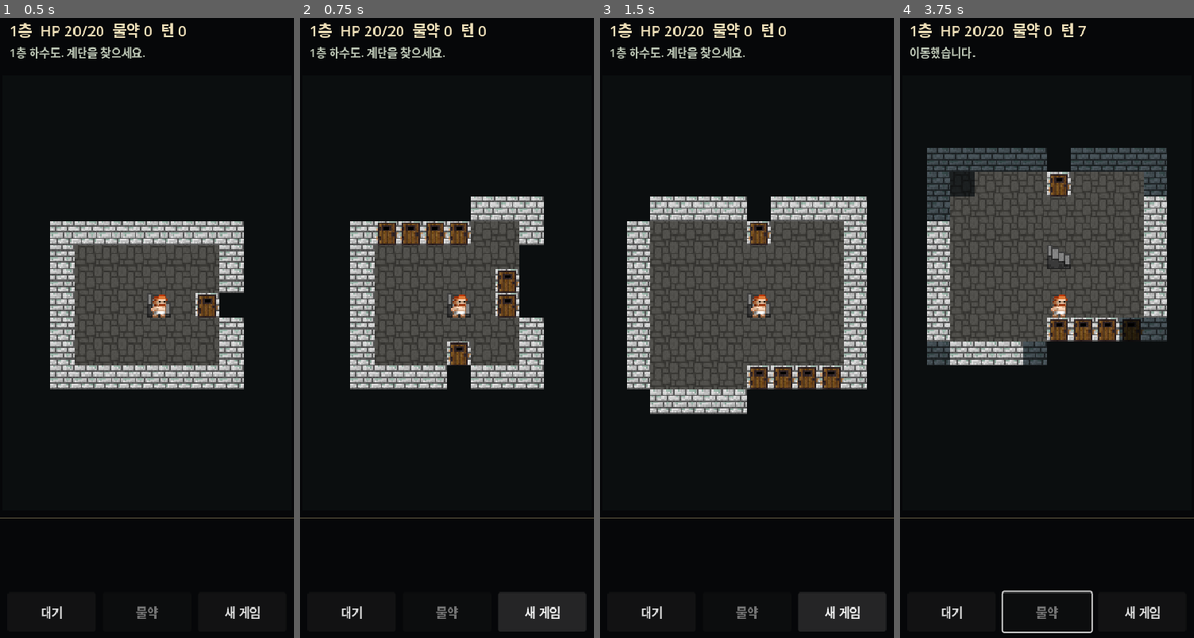
Above: before the commit, frames 1-4 (left to right).
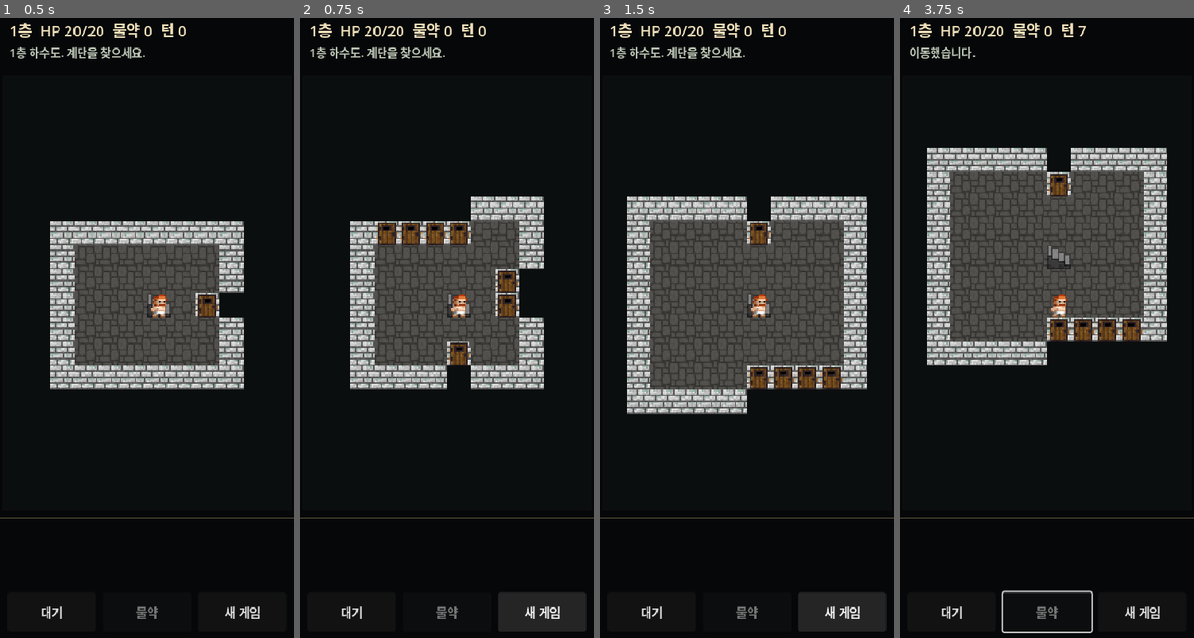
Above: after the commit, the same moments.

Repository: jinha1226/Testspd
Game: Godot game, scene res://main.tscn
Two runs of this game, one before a commit and one after it. Both use one fixed random seed, a clock stepped at 60 frames per second and the inputs below.
Inputs (mouse positions are in pixels of both pictures, inside the frame that each line leads up to):
- Up to frame 1 (0.5 s): no input
- Up to frame 2 (0.75 s): click "새 게임" at 0.5 s
- Up to frame 3 (1.5 s): click "새 게임" at 1.25 s
- Up to frame 4 (3.75 s): click "대기" at 2 s; tap Enter at 2.75 s; move the mouse to (1047, 328) at 2.77 s; hold Right 2.78-3.53 s; tap K at 2.85 s; click (1047, 328) at 2.92 s; tap Space at 3.02, 3.5 s; move the mouse to (988, 359) at 3.52 s; hold Down from 3.53 s (still down); tap J at 3.6 s; click (988, 359) at 3.67 s

Frame 1 is identical in both runs. In frame 2, 0.3% of the frame differs, in the area x 74-83%, y 36-41%; in frame 3, 0.6%; in frame 4, 5.3%, in the area x 9-91%, y 20-57%.

Commit message:
Port SPD first-floor combat and sight rules

Diff:
--- a/main.gd
+++ b/main.gd
@@ -4,6 +4,7 @@
 const TILE_TEXTURE = preload("res://assets/tiles_sewers.png")
 const HERO_TEXTURE = preload("res://assets/warrior.png")
 const RAT_TEXTURE = preload("res://assets/rat.png")
+const SNAKE_TEXTURE = preload("res://assets/snake.png")
 const ITEM_TEXTURE = preload("res://assets/items.png")
 const CELL_SIZE := 32.0
 const MAP_TOP := 88.0
@@ -115,9 +116,13 @@
 			if run.is_visible(cell):
 				if run.potions.has(cell):
 					_draw_sprite(ITEM_TEXTURE, Rect2(0, 22 * 16, 16, 16), destination)
-				for rat in run.rats:
-					if rat["pos"] == cell:
-						_draw_sprite(RAT_TEXTURE, Rect2(0, 0, 16, 15), destination)
+				for mob in run.mobs:
+					if mob["pos"] == cell:
+						if mob["kind"] == "snake":
+							_draw_sprite(SNAKE_TEXTURE, Rect2(0, 0, 12, 11),
+								Rect2(destination.position + Vector2(4, 6), Vector2(24, 22)))
+						else:
+							_draw_sprite(RAT_TEXTURE, Rect2(0, 0, 16, 15), destination)
 						break
 			if cell == run.hero:
 				var hero_destination := Rect2(
--- a/run.gd
+++ b/run.gd
@@ -1,6 +1,8 @@
 extends RefCounted
-## Independent Godot implementation of the first SPD-style dungeon loop.
-## Upstream inspiration and license are recorded in README.md and ATTRIBUTION.md.
+## First-floor Godot port in progress; see PORTING.md for exact upstream mappings.
+
+const ShadowCaster = preload("res://spd_shadowcaster.gd")
+const SpdCombat = preload("res://spd_combat.gd")
 
 const WIDTH := 36
 const HEIGHT := 36
@@ -10,7 +12,7 @@
 const OPEN_DOOR := 3
 const ENTRANCE := 4
 const EXIT := 5
-const SIGHT_RADIUS := 6
+const SIGHT_RADIUS := 8
 const DIRS8 := [
 	Vector2i(-1, -1), Vector2i(0, -1), Vector2i(1, -1),
 	Vector2i(-1, 0),                    Vector2i(1, 0),
@@ -21,7 +23,7 @@
 var explored := PackedByteArray()
 var visible := PackedByteArray()
 var rooms: Array[Rect2i] = []
-var rats: Array[Dictionary] = []
+var mobs: Array[Dictionary] = []
 var potions: Array[Vector2i] = []
 var hero := Vector2i.ZERO
 var stairs := Vector2i.ZERO
@@ -29,6 +31,7 @@
 var hp := 20
 var max_hp := 20
 var potion_count := 0
+var healing_left := 0
 var turns := 0
 var message := ""
 var rng := RandomNumberGenerator.new()
@@ -39,6 +42,7 @@
 	depth = 1
 	hp = max_hp
 	potion_count = 0
+	healing_left = 0
 	turns = 0
 	_build_floor()
 	message = "1층 하수도. 계단을 찾으세요."
@@ -52,7 +56,7 @@
 	visible.resize(WIDTH * HEIGHT)
 	visible.fill(0)
 	rooms.clear()
-	rats.clear()
+	mobs.clear()
 	potions.clear()
 
 	# Each room is connected to the previous one, so the exit remains reachable.
@@ -95,17 +99,45 @@
 	tiles[_index(stairs)] = EXIT
 	for room_index in range(1, rooms.size()):
 		var room := rooms[room_index]
-		if room_index < 6:
-			var rat_pos := _room_center(room) + Vector2i(
-				rng.randi_range(-1, 1), rng.randi_range(-1, 1)
-			)
-			if rat_pos != stairs and rat_pos != hero:
-				rats.append({"pos": rat_pos, "hp": 5})
 		if room_index == 2 or room_index == 5:
 			var potion_pos := _room_center(room) + Vector2i(1, 0)
 			if potion_pos != stairs:
 				potions.append(potion_pos)
 	_reveal()
+	_spawn_mobs()
+
+
+func _spawn_mobs() -> void:
+	# RegularLevel.createMobs presets eight enemies on depth 1. MobSpawner's
+	# depth-1 standard rotation is three rats and one snake, repeated as needed.
+	# Rare alternates and exact standard-room weighting remain to be ported.
+	var candidates: Array[Vector2i] = []
+	for room_index in range(1, rooms.size()):
+		var room := rooms[room_index]
+		for y in range(room.position.y, room.end.y):
+			for x in range(room.position.x, room.end.x):
+				var cell := Vector2i(x, y)
+				if tile_at(cell) == FLOOR and cell != stairs and not is_visible(cell) \
+						and maxi(absi(cell.x - hero.x), absi(cell.y - hero.y)) > 8:
+					candidates.append(cell)
+	var count := 8 if depth == 1 else 3 + depth % 5 + rng.randi_range(0, 2)
+	var rotation := ["rat", "rat", "rat", "snake"]
+	var rotation_index := 0
+	while mobs.size() < count and not candidates.is_empty():
+		if rotation_index == 0:
+			for shuffle_index in range(rotation.size() - 1, 0, -1):
+				var other_index := rng.randi_range(0, shuffle_index)
+				var current: String = rotation[shuffle_index]
+				rotation[shuffle_index] = rotation[other_index]
+				rotation[other_index] = current
+		var index := rng.randi_range(0, candidates.size() - 1)
+		var cell := candidates[index]
+		candidates.remove_at(index)
+		if _mob_index_at(cell) < 0:
+			var kind: String = rotation[rotation_index]
+			mobs.append({"kind": kind, "pos": cell, "hp": SpdCombat.mob_hp(kind),
+				"state": "sleeping", "enemy_seen": false, "target": cell})
+			rotation_index = (rotation_index + 1) % rotation.size()
 
 
 func _carve_room(room: Rect2i) -> void:
@@ -175,44 +207,24 @@
 	return _inside(p) and explored[_index(p)] != 0
 
 
-func _blocks_sight(p: Vector2i) -> bool:
-	var tile := tile_at(p)
-	return tile == WALL or tile == CLOSED_DOOR
-
-
-func _line_visible(target: Vector2i) -> bool:
-	var p := hero
-	var dx: int = abs(target.x - hero.x)
-	var dy: int = abs(target.y - hero.y)
-	var sx := 1 if hero.x < target.x else -1
-	var sy := 1 if hero.y < target.y else -1
-	var error := dx - dy
-	while p != target:
-		var twice := 2 * error
-		if twice > -dy:
-			error -= dy
-			p.x += sx
-		if twice < dx:
-			error += dx
-			p.y += sy
-		if p != target and _blocks_sight(p):
-			return false
-	return true
-
-
 func _reveal() -> void:
-	visible.fill(0)
-	for y in range(maxi(0, hero.y - SIGHT_RADIUS), mini(HEIGHT, hero.y + SIGHT_RADIUS + 1)):
-		for x in range(maxi(0, hero.x - SIGHT_RADIUS), mini(WIDTH, hero.x + SIGHT_RADIUS + 1)):
-			var p := Vector2i(x, y)
-			if hero.distance_squared_to(p) <= SIGHT_RADIUS * SIGHT_RADIUS and _line_visible(p):
-				visible[_index(p)] = 1
-				explored[_index(p)] = 1
-
-
-func _rat_index_at(p: Vector2i) -> int:
-	for i in range(rats.size()):
-		if rats[i]["pos"] == p:
+	visible = ShadowCaster.cast_shadow(hero, WIDTH, HEIGHT, _blocking_map(), SIGHT_RADIUS)
+	for index in range(visible.size()):
+		if visible[index] != 0:
+			explored[index] = 1
+
+
+func _blocking_map() -> PackedByteArray:
+	var blocking := PackedByteArray()
+	blocking.resize(WIDTH * HEIGHT)
+	for index in range(tiles.size()):
+		blocking[index] = 1 if tiles[index] == WALL or tiles[index] == CLOSED_DOOR else 0
+	return blocking
+
+
+func _mob_index_at(p: Vector2i) -> int:
+	for i in range(mobs.size()):
+		if mobs[i]["pos"] == p:
 			return i
 	return -1
 
@@ -226,17 +238,25 @@
 	if not _inside(target) or tile_at(target) == WALL:
 		message = "벽이 가로막고 있습니다."
 		return false
-	var rat_index := _rat_index_at(target)
-	if rat_index >= 0:
-		var rat: Dictionary = rats[rat_index]
-		var damage := rng.randi_range(2, 4)
-		rat["hp"] = int(rat["hp"]) - damage
-		if int(rat["hp"]) <= 0:
-			rats.remove_at(rat_index)
-			message = "쥐를 쓰러뜨렸습니다."
+	var mob_index := _mob_index_at(target)
+	if mob_index >= 0:
+		var mob: Dictionary = mobs[mob_index]
+		var kind: String = mob["kind"]
+		var name := "뱀" if kind == "snake" else "쥐"
+		var strike: Dictionary = SpdCombat.warrior_attacks_mob(rng, kind, not mob["enemy_seen"])
+		if not strike["hit"]:
+			message = "공격이 빗나갔습니다."
 		else:
-			rats[rat_index] = rat
-			message = "쥐에게 %d 피해." % damage
+			mob["hp"] = int(mob["hp"]) - int(strike["damage"])
+			if int(mob["hp"]) <= 0:
+				mobs.remove_at(mob_index)
+				message = "%s을(를) 쓰러뜨렸습니다." % name
+			else:
+				mob["state"] = "hunting"
+				mob["enemy_seen"] = true
+				mob["target"] = hero
+				mobs[mob_index] = mob
+				message = "%s에게 %d 피해." % [name, strike["damage"]]
 	elif tile_at(target) == CLOSED_DOOR:
 		tiles[_index(target)] = OPEN_DOOR
 		message = "문을 열었습니다."
@@ -268,50 +288,84 @@
 		message = "지금은 물약을 쓸 수 없습니다."
 		return false
 	potion_count -= 1
-	hp = mini(max_hp, hp + 8)
-	message = "물약으로 체력을 회복했습니다."
+	# PotionOfHealing heals 0.8 * HT + 14 over time via Healing.act().
+	healing_left = maxi(healing_left, int(0.8 * max_hp + 14))
+	message = "회복 물약을 마셨습니다."
 	_advance_turn()
 	return true
 
 
 func _advance_turn() -> void:
 	turns += 1
+	_heal_tick()
 	_enemy_turn()
 	_reveal()
 	if hp <= 0:
 		message = "%d층에서 쓰러졌습니다. 새 게임을 눌러 재시작하세요." % depth
 
 
+func _heal_tick() -> void:
+	if healing_left <= 0:
+		return
+	var amount := clampi(roundi(healing_left * 0.25), 1, healing_left)
+	hp = mini(max_hp, hp + amount)
+	healing_left -= amount
+
+
 func _enemy_turn() -> void:
-	for i in range(rats.size()):
-		var rat: Dictionary = rats[i]
-		var pos: Vector2i = rat["pos"]
+	var blocking := _blocking_map()
+	for i in range(mobs.size()):
+		var mob: Dictionary = mobs[i]
+		var pos: Vector2i = mob["pos"]
 		var distance := maxi(absi(pos.x - hero.x), absi(pos.y - hero.y))
-		if distance <= 1:
-			hp = maxi(0, hp - rng.randi_range(1, 2))
-			message += " 쥐가 공격했습니다."
+		var mob_fov: PackedByteArray = ShadowCaster.cast_shadow(pos, WIDTH, HEIGHT, blocking, SIGHT_RADIUS)
+		var sees_hero := mob_fov[_index(hero)] != 0
+		if mob["state"] == "sleeping":
+			# Mob.Sleeping detects an unstealthed hero with chance 1 / distance.
+			if sees_hero and rng.randf() < 1.0 / maxf(1.0, float(distance)):
+				mob["state"] = "hunting"
+				mob["enemy_seen"] = true
+				mob["target"] = hero
+				mobs[i] = mob
 			continue
-		if distance > 7:
+		mob["enemy_seen"] = sees_hero
+		if sees_hero:
+			mob["state"] = "hunting"
+			mob["target"] = hero
+		if distance <= 1 and sees_hero:
+			var strike: Dictionary = SpdCombat.mob_attacks_warrior(rng, mob["kind"])
+			var name := "뱀" if mob["kind"] == "snake" else "쥐"
+			if strike["hit"]:
+				hp = maxi(0, hp - int(strike["damage"]))
+				message += " %s에게 %d 피해를 받았습니다." % [name, strike["damage"]]
+			else:
+				message += " %s의 공격이 빗나갔습니다." % name
+			mobs[i] = mob
+			continue
+		var goal: Vector2i = mob["target"]
+		if pos == goal:
+			mob["state"] = "wandering"
+			mobs[i] = mob
 			continue
 		var best := pos
-		var best_distance := pos.distance_squared_to(hero)
+		var best_distance := pos.distance_squared_to(goal)
 		for direction in DIRS8:
 			var next: Vector2i = pos + direction
 			if tile_at(next) == WALL or tile_at(next) == CLOSED_DOOR or next == hero:
 				continue
-			if _rat_index_at(next) >= 0:
+			if _mob_index_at(next) >= 0:
 				continue
-			var next_distance := next.distance_squared_to(hero)
+			var next_distance := next.distance_squared_to(goal)
 			if next_distance < best_distance:
 				best = next
 				best_distance = next_distance
-		rat["pos"] = best
-		rats[i] = rat
+		mob["pos"] = best
+		mobs[i] = mob
 
 
 func has_visible_enemy() -> bool:
-	for rat in rats:
-		if is_visible(rat["pos"]):
+	for mob in mobs:
+		if is_visible(mob["pos"]):
 			return true
 	return false
 
--- /dev/null
+++ b/spd_combat.gd
@@ -0,0 +1,58 @@
+extends RefCounted
+## Unmodified, unbuffed combat subset ported from Char.java, Hero.java,
+## Rat.java, MeleeWeapon.java, Armor.java, and watabou/utils/Random.java.
+## Upstream commit: 2bb34a4e91d29c8785a9363cad6ddfe5122b1d4f.
+
+const HERO_ATTACK_SKILL := 10
+const HERO_DEFENSE_SKILL := 5
+const WORN_SHORTSWORD_MIN := 1
+const WORN_SHORTSWORD_MAX := 10
+const CLOTH_ARMOR_DR_MIN := 0
+const CLOTH_ARMOR_DR_MAX := 2
+const RAT_HP := 8
+const RAT_ATTACK_SKILL := 8
+const RAT_DEFENSE_SKILL := 2
+const RAT_DAMAGE_MIN := 1
+const RAT_DAMAGE_MAX := 4
+const RAT_DR_MIN := 0
+const RAT_DR_MAX := 1
+const SNAKE_HP := 4
+const SNAKE_ATTACK_SKILL := 10
+const SNAKE_DEFENSE_SKILL := 25
+
+
+static func normal_int_range(rng: RandomNumberGenerator, minimum: int, maximum: int) -> int:
+	# watabou.utils.Random.NormalIntRange: sum of two uniform rolls.
+	return mini(maximum, minimum + int((rng.randf() + rng.randf()) * (maximum - minimum + 1) / 2.0))
+
+
+static func hit(rng: RandomNumberGenerator, attack_skill: int, defense_skill: int) -> bool:
+	# Char.hit: independent uniform rolls; attacker wins ties.
+	return rng.randf() * attack_skill >= rng.randf() * defense_skill
+
+
+static func attack(rng: RandomNumberGenerator, attack_skill: int, defense_skill: int,
+		damage_min: int, damage_max: int, dr_min: int, dr_max: int) -> Dictionary:
+	if not hit(rng, attack_skill, defense_skill):
+		return {"hit": false, "damage": 0}
+	var rolled_damage := normal_int_range(rng, damage_min, damage_max)
+	var armor := normal_int_range(rng, dr_min, dr_max)
+	return {"hit": true, "damage": maxi(0, rolled_damage - armor)}
+
+
+static func mob_hp(kind: String) -> int:
+	return SNAKE_HP if kind == "snake" else RAT_HP
+
+
+static func warrior_attacks_mob(rng: RandomNumberGenerator, kind: String, surprised: bool) -> Dictionary:
+	# Mob.defenseSkill returns zero when surprised by the hero.
+	var defense := 0 if surprised else (SNAKE_DEFENSE_SKILL if kind == "snake" else RAT_DEFENSE_SKILL)
+	var dr_max := 0 if kind == "snake" else RAT_DR_MAX
+	return attack(rng, HERO_ATTACK_SKILL, defense,
+		WORN_SHORTSWORD_MIN, WORN_SHORTSWORD_MAX, RAT_DR_MIN, dr_max)
+
+
+static func mob_attacks_warrior(rng: RandomNumberGenerator, kind: String) -> Dictionary:
+	var attack_skill := SNAKE_ATTACK_SKILL if kind == "snake" else RAT_ATTACK_SKILL
+	return attack(rng, attack_skill, HERO_DEFENSE_SKILL,
+		RAT_DAMAGE_MIN, RAT_DAMAGE_MAX, CLOTH_ARMOR_DR_MIN, CLOTH_ARMOR_DR_MAX)
--- /dev/null
+++ b/spd_shadowcaster.gd
@@ -0,0 +1,76 @@
+extends RefCounted
+## Port of SPD mechanics/ShadowCaster.java (upstream commit 2bb34a4).
+## The octant slopes and circular rounding match the Java implementation.
+## Explicit bounds checks keep Godot's array accesses safe near map edges.
+
+const MAX_DISTANCE := 20
+const OCTANTS := [
+	[1, -1, false], [-1, 1, true], [1, 1, true], [1, 1, false],
+	[-1, 1, false], [1, -1, true], [-1, -1, true], [-1, -1, false]
+]
+
+
+static func cast_shadow(origin: Vector2i, width: int, height: int, blocking: PackedByteArray, distance: int) -> PackedByteArray:
+	var result := PackedByteArray()
+	result.resize(width * height)
+	result.fill(0)
+	if width <= 0 or height <= 0 or blocking.size() != width * height:
+		return result
+	if origin.x < 0 or origin.y < 0 or origin.x >= width or origin.y >= height:
+		return result
+
+	var fov: Array[bool] = []
+	fov.resize(width * height)
+	fov.fill(false)
+	fov[origin.y * width + origin.x] = true
+	var radius := clampi(distance, 0, MAX_DISTANCE)
+	if radius > 0:
+		var rounding: Array[int] = []
+		rounding.resize(radius + 1)
+		for offset in range(1, radius + 1):
+			# Java tests the cell center, so the radius denominator is i + 0.5.
+			rounding[offset] = mini(offset, roundi(radius * cos(asin(float(offset) / (radius + 0.5)))))
+		if radius == 2:
+			rounding[2] = 2
+		for octant in OCTANTS:
+			_scan_octant(radius, fov, blocking, rounding, 1, origin, width, height,
+				0.0, 1.0, octant[0], octant[1], octant[2])
+	for index in range(fov.size()):
+		if fov[index]:
+			result[index] = 1
+	return result
+
+
+static func _scan_octant(distance: int, fov: Array[bool], blocking: PackedByteArray,
+		rounding: Array[int], first_row: int, origin: Vector2i, width: int, height: int,
+		left_slope: float, right_slope: float, mirror_x: int, mirror_y: int, swap_xy: bool) -> void:
+	var in_blocking := false
+	for row in range(first_row, distance + 1):
+		if right_slope < left_slope:
+			return
+		var start := 0 if left_slope == 0.0 else floori((row - 0.5) * left_slope + 0.499)
+		var finish := rounding[row] if right_slope == 1.0 else mini(
+			rounding[row], ceili((row + 0.5) * right_slope - 0.499))
+		for col in range(start, finish + 1):
+			if col == finish and in_blocking and ceili((row - 0.5) * right_slope - 0.499) != finish:
+				break
+			var cell_x := origin.x + (mirror_y * row if swap_xy else mirror_x * col)
+			var cell_y := origin.y + (mirror_x * col if swap_xy else mirror_y * row)
+			var inside := cell_x >= 0 and cell_y >= 0 and cell_x < width and cell_y < height
+			var is_blocking := true
+			if inside:
+				var index := cell_y * width + cell_x
+				fov[index] = true
+				is_blocking = blocking[index] != 0
+			if is_blocking:
+				if not in_blocking:
+					in_blocking = true
+					if col != start:
+						_scan_octant(distance, fov, blocking, rounding, row + 1, origin,
+							width, height, left_slope, (col - 0.5) / (row + 0.5),
+							mirror_x, mirror_y, swap_xy)
+			elif in_blocking:
+				in_blocking = false
+				left_slope = (col - 0.5) / (row - 0.5)
+		if in_blocking:
+			return
--- a/tests/smoke.gd
+++ b/tests/smoke.gd
@@ -1,6 +1,8 @@
 extends SceneTree
 
 const Run = preload("res://run.gd")
+const ShadowCaster = preload("res://spd_shadowcaster.gd")
+const SpdCombat = preload("res://spd_combat.gd")
 
 
 func _initialize() -> void:
@@ -15,9 +17,54 @@
 			push_error("invalid initial state for seed %d" % seed_value)
 			quit(1)
 			return
+		if run.mobs.size() != 8:
+			push_error("expected eight preset mobs on floor 1 for seed %d; got %d" % [seed_value, run.mobs.size()])
+			quit(1)
+			return
+		var rats := 0
+		var snakes := 0
+		for mob in run.mobs:
+			if mob["kind"] == "rat":
+				rats += 1
+			elif mob["kind"] == "snake":
+				snakes += 1
+			if mob["hp"] != SpdCombat.mob_hp(mob["kind"]) or run.is_visible(mob["pos"]):
+				push_error("invalid initial mob for seed %d" % seed_value)
+				quit(1)
+				return
+		if rats != 6 or snakes != 2:
+			push_error("wrong depth-1 mob rotation for seed %d" % seed_value)
+			quit(1)
+			return
+
+	var blocking := PackedByteArray()
+	blocking.resize(11 * 11)
+	blocking[5 * 11 + 6] = 1
+	var fov: PackedByteArray = ShadowCaster.cast_shadow(Vector2i(5, 5), 11, 11, blocking, 8)
+	if fov[5 * 11 + 6] != 1 or fov[5 * 11 + 7] != 0 or fov[5 * 11 + 4] != 1:
+		push_error("shadowcasting failed to show a wall and hide cells behind it")
+		quit(1)
+		return
+	var combat_rng := RandomNumberGenerator.new()
+	combat_rng.seed = 123
+	var rat_hits := 0
+	var snake_hits := 0
+	for trial in range(500):
+		if SpdCombat.warrior_attacks_mob(combat_rng, "rat", false)["hit"]:
+			rat_hits += 1
+		if SpdCombat.warrior_attacks_mob(combat_rng, "snake", false)["hit"]:
+			snake_hits += 1
+		if not SpdCombat.warrior_attacks_mob(combat_rng, "snake", true)["hit"]:
+			push_error("surprise attack against a snake missed")
+			quit(1)
+			return
+	if rat_hits <= snake_hits:
+		push_error("snake's original evasion is not reflected in combat")
+		quit(1)
+		return
 
 	run.start(42)
-	run.rats.clear()
+	run.mobs.clear()
 	var adjacent := Vector2i.ZERO
 	for direction in Run.DIRS8:
 		if run.tile_at(run.hero + direction) == Run.FLOOR:
@@ -35,14 +82,20 @@
 		push_error("opening a door failed")
 		quit(1)
 		return
-	run.rats.append({"pos": neighbor, "hp": 5})
+	run.mobs.append({"kind": "rat", "pos": neighbor, "hp": SpdCombat.RAT_HP,
+		"state": "sleeping", "enemy_seen": false, "target": neighbor})
 	var attack_turn: int = run.turns
-	run.step(adjacent)
-	if run.turns != attack_turn + 1 or run.hero != hero_before or run.rats[0]["hp"] >= 5:
+	var dealt_damage := false
+	for attempt in range(12):
+		run.step(adjacent)
+		if run.mobs.is_empty() or run.mobs[0]["hp"] < SpdCombat.RAT_HP:
+			dealt_damage = true
+			break
+	if run.turns <= attack_turn or run.hero != hero_before or not dealt_damage:
 		push_error("attacking an adjacent rat failed")
 		quit(1)
 		return
-	run.rats.clear()
+	run.mobs.clear()
 	var first_turn: int = run.turns
 	run.wait_turn()
 	if run.turns != first_turn + 1:
@@ -51,8 +104,13 @@
 		return
 	run.hp = 10
 	run.potion_count = 1
-	if not run.drink_potion() or run.hp != 18 or run.potion_count != 0:
+	if not run.drink_potion() or run.hp != 18 or run.potion_count != 0 or run.healing_left != 22:
 		push_error("potion use failed")
+		quit(1)
+		return
+	run.wait_turn()
+	if run.hp != run.max_hp or run.healing_left >= 22:
+		push_error("potion did not continue healing on the next turn")
 		quit(1)
 		return
 	var moved_down := false
@@ -67,7 +125,7 @@
 		push_error("descending stairs failed")
 		quit(1)
 		return
-	print("SPD port smoke passed: 50 connected seeds, sight, turns, potion, descent")
+	print("SPD port smoke passed: 50 connected seeds, FOV, floor-1 mobs, combat, healing, descent")
 	quit()
 
 
Binary file added: assets/snake.png
Not shown, added: assets/snake.png.import
Not shown, added: spd_combat.gd.uid
Not shown, added: spd_shadowcaster.gd.uid
Not shown, added: tests/smoke.gd.uid
Not shown, changed: .github/workflows/deploy-pages.yml
Not shown, changed: ATTRIBUTION.md
Not shown, added: PORTING.md
Not shown, changed: README.md
